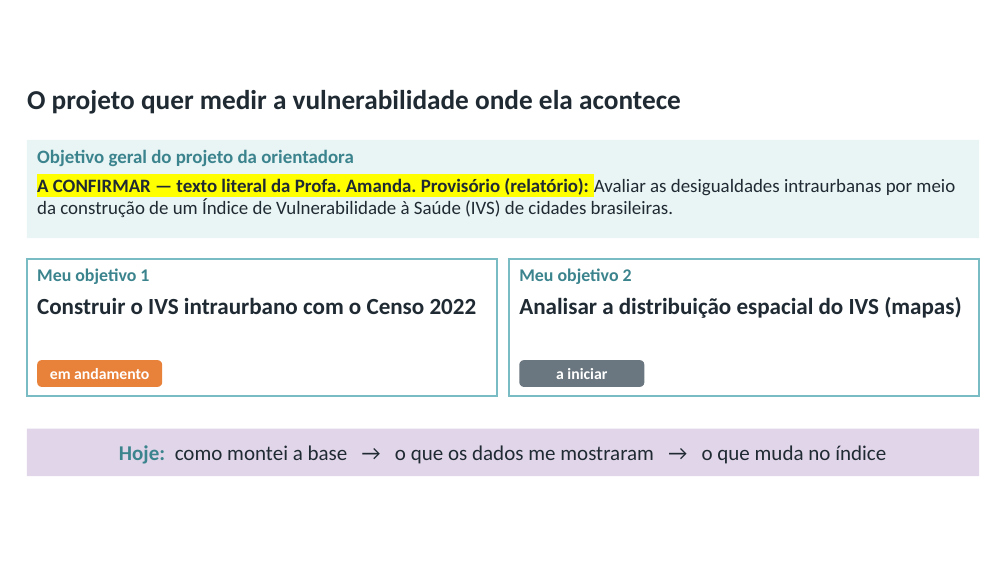
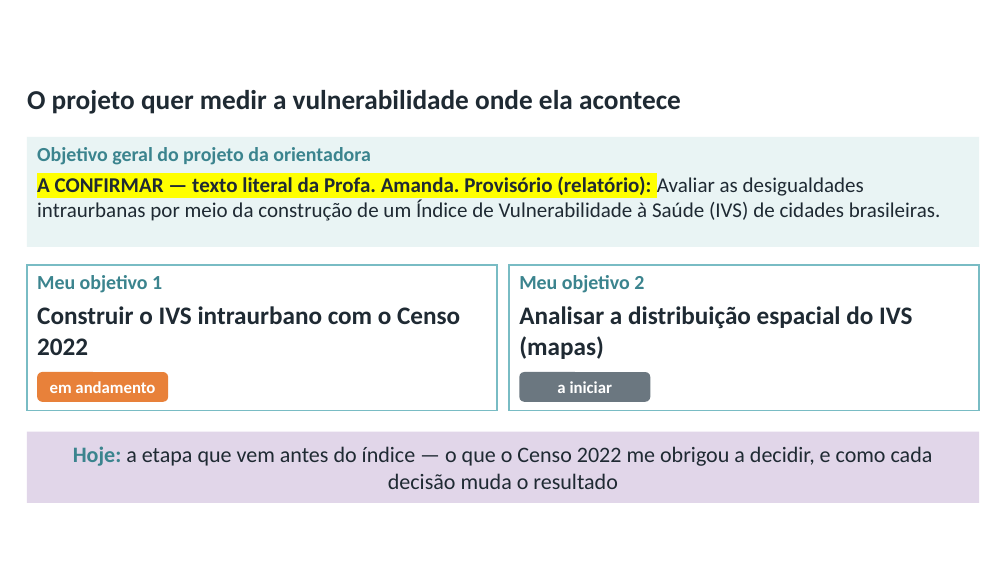
Before and after one commit to pedrinndias/Projeto_IVS_Censo, a slide deck: slide 3 of relatorio_parcial_raic/Apresentacao_Oral_RAIC_2026_Pedro.pptx. Drawn at 1008x567 pixels with LibreOffice and Linux fonts; fonts in the diff are those of the drawing; background and template pictures are left out. Boxes give left, top, right and bottom in pixels: in the first picture for what was removed or moved away, otherwise in the second. Text is boxed around its words. In the diff, an @@ line names an element or a change of style, - is before the commit and + after.

Commit message:
feat(raic): apresentação oral v3 — precisão, edital e falas revisadas
Depois de recalcular os números a partir dos dados brutos do IBGE e de uma
segunda rodada do conselho de revisão:

- Precisão: "nenhum domicílio foi registrado" (zeros incluem sigilo);
  a caçamba é classificada pelo projeto, não pelo Censo; o 16× do Norte
  passa para a reserva R4 como média de proporções; "variáveis do IVS 2012
  disponíveis no Censo 2022, adaptadas"; setor extremo retirado da análise
  descritiva (55,7× a mediana).
- Edital: etiquetas Metodologia, Resultados e Conclusões; slide 10 vira
  "Conclusões e próximos passos", com três conclusões.
- Didática: definição de vulnerabilidade e "para quê" no slide 2; "a etapa
  que vem antes do índice" no slide 3; 3,64% → 3,14% no slide 7; régua da
  correlação no 8; slide 9 só com o "50 de 53", como associação.
- Falas reescritas para serem ditas, sem ponto e vírgula nem números
  longos; cerca de 8 min.
- Nova saída _ENVIO.pptx, sem as notas do apresentador.
- Roteiro v1 guardado em historico/.

```diff
--- a/relatorio_parcial_raic/Apresentacao_Oral_RAIC_2026_Pedro.pptx
+++ b/relatorio_parcial_raic/Apresentacao_Oral_RAIC_2026_Pedro.pptx
@@ rectangle "Objetivo geral do projeto da ...": place and size @@
-rectangle "Objetivo geral do projeto da ..." at (26,140,979,238)
+rectangle "Objetivo geral do projeto da ..." at (26,137,979,247)
@@ rectangle "Objetivo geral do projeto da ..." at (26,137,979,247): size 18 to 19 pt in "Objetivo geral do projeto da orientadora"; size 18 to 20 pt in "A CONFIRMAR — texto literal da Profa. ..." @@
@@ rectangle "Meu objetivo 1": place and size @@
-rectangle "Meu objetivo 1" at (26,259,497,396)
+rectangle "Meu objetivo 1" at (26,265,497,411)
@@ rectangle "Meu objetivo 1" at (26,265,497,411): size 17 to 19 pt in "Meu objetivo 1"; size 22 to 24 pt in "Construir o IVS intraurbano com o Censo ..." @@
@@ rectangle "Meu objetivo 2": place and size @@
-rectangle "Meu objetivo 2" at (509,259,979,396)
+rectangle "Meu objetivo 2" at (509,265,979,411)
@@ rectangle "Meu objetivo 2" at (509,265,979,411): size 17 to 19 pt in "Meu objetivo 2"; size 22 to 24 pt in "Analisar a distribuição espacial do IVS (mapas)" @@
@@ rounded rectangle "em andamento": place and size @@
-rounded rectangle "em andamento" at (37,360,162,386)
+rounded rectangle "em andamento" at (37,372,168,402)
@@ rounded rectangle "em andamento" at (37,372,168,402): size 15 to 16 pt @@
@@ rounded rectangle "a iniciar" at (520,372,650,402): size 15 to 16 pt @@
@@ rounded rectangle "a iniciar": place and size @@
-rounded rectangle "a iniciar" at (520,360,644,386)
+rounded rectangle "a iniciar" at (520,372,650,402)
@@ rectangle "Hoje: a etapa que vem ...": place and size @@
-rectangle "Hoje: a etapa que vem ..." at (26,429,979,476)
+rectangle "Hoje: a etapa que vem ..." at (26,432,979,503)
@@ text in rectangle at (73,446,933,489): text changed; size 20 to 21 pt @@
-Hoje: como montei a base → o que os dados me mostraram → o que muda no índice
+Hoje: a etapa que vem antes do índice — o que o Censo 2022 me obrigou a decidir, e como cada decisão muda o resultado
```
Also in this commit, not shown: 8 other slides changed, 5 other files.
